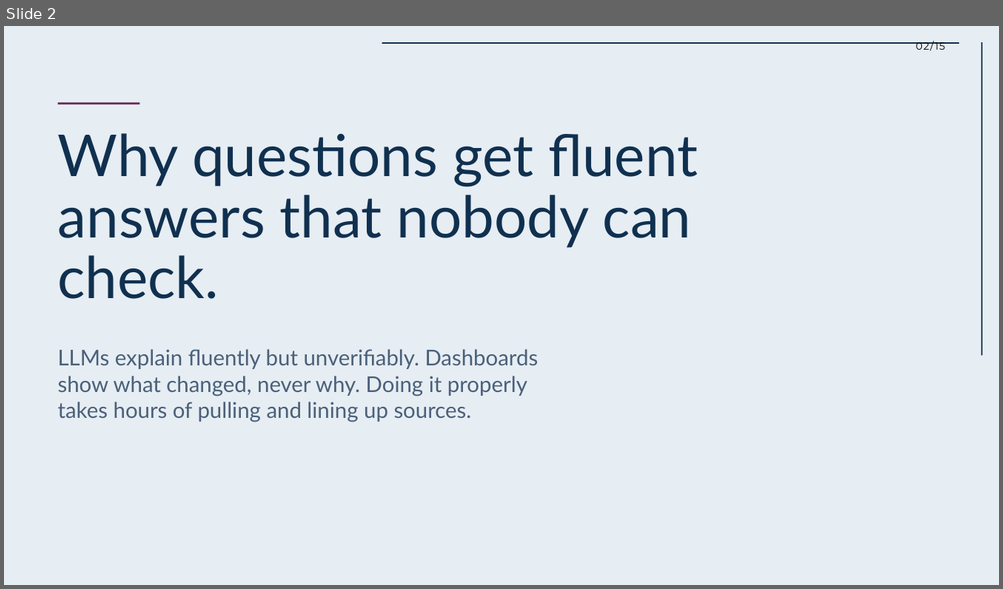
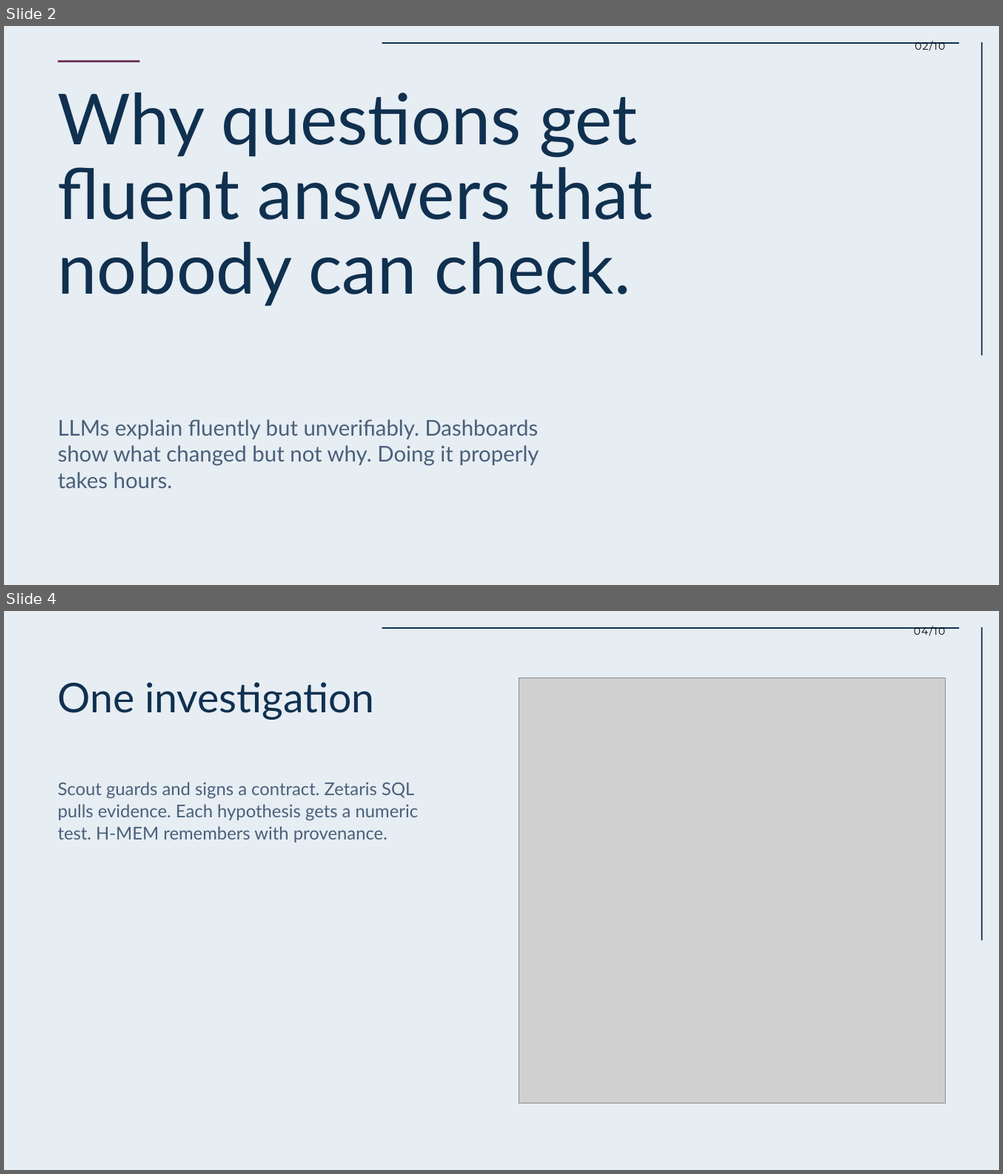
Before and after one commit to OlsOls4/because, a slide deck: docs/deck/Because-deck.pptx. Shown one above the other, each under a label of ours: slide 2 before the commit, slides 2 and 4 after it; the slides between them are not shown. The pictures are 1003x589 and 1003x1174 pixels, drawn with LibreOffice and Linux fonts; fonts in the diff are those of the drawing; grey boxes stand for pictures. Boxes give left, top, right and bottom in pixels: in the first picture for what was removed or moved away, otherwise in the second. Text is boxed around its words. In the diff, an @@ line names an element or a change of style, - is before the commit and + after.

Commit message:
Deck v2 (10 slides): user story, live Zetaris run 39949595787, federated JOIN finding, eval incl. failures, NIM, live-site screenshots; README screenshot

```diff
--- a/docs/deck/Because-deck.pptx
+++ b/docs/deck/Because-deck.pptx
@@ slide 4 added at bbox=[4, 611, 999, 1170], background #E6EDF3 @@
@@ rectangle added at bbox=[382, 627, 959, 629], fill #10304F @@
@@ text added at bbox=[913, 627, 945, 635], 10 pt, text #000000 @@
+04/10
@@ rectangle added at bbox=[981, 627, 982, 941], fill #10304F @@
@@ text added at bbox=[58, 682, 374, 720], 39.4 pt, text #10304F @@
+One investigation
@@ picture added at bbox=[519, 678, 945, 1103] @@
@@ text added at bbox=[58, 782, 418, 843], 17 pt, text #4A6079 @@
+Scout guards and signs a contract. Zetaris SQL pulls evidence. Each hypothesis gets a numeric test. H-MEM remembers with provenance.
@@ slide 2 changed as well @@
@@ text at bbox=[914, 42, 945, 51]: text changed @@
-02/15
+02/10
@@ rectangle: place and size @@
-rectangle at bbox=[58, 103, 140, 105]
+rectangle at bbox=[58, 60, 140, 62]
@@ text "Why questions get fluent answers ...": place and size @@
-text "Why questions get fluent answers ..." at bbox=[58, 133, 697, 299]
+text "Why questions get fluent answers ..." at bbox=[58, 93, 653, 306]
@@ text "Why questions get fluent answers ..." at bbox=[58, 93, 653, 306]: size 55.8 to 68 pt @@
@@ text at bbox=[58, 420, 539, 488]: text changed @@
-LLMs explain fluently but unverifiably. Dashboards show what changed, never why. Doing it properly takes hours of pulling and lining up sources.
+LLMs explain fluently but unverifiably. Dashboards show what changed but not why. Doing it properly takes hours.
```
Also in this commit, not shown: 2 other slides changed, 6 other slides added, 12 slides removed, 4 other files.
